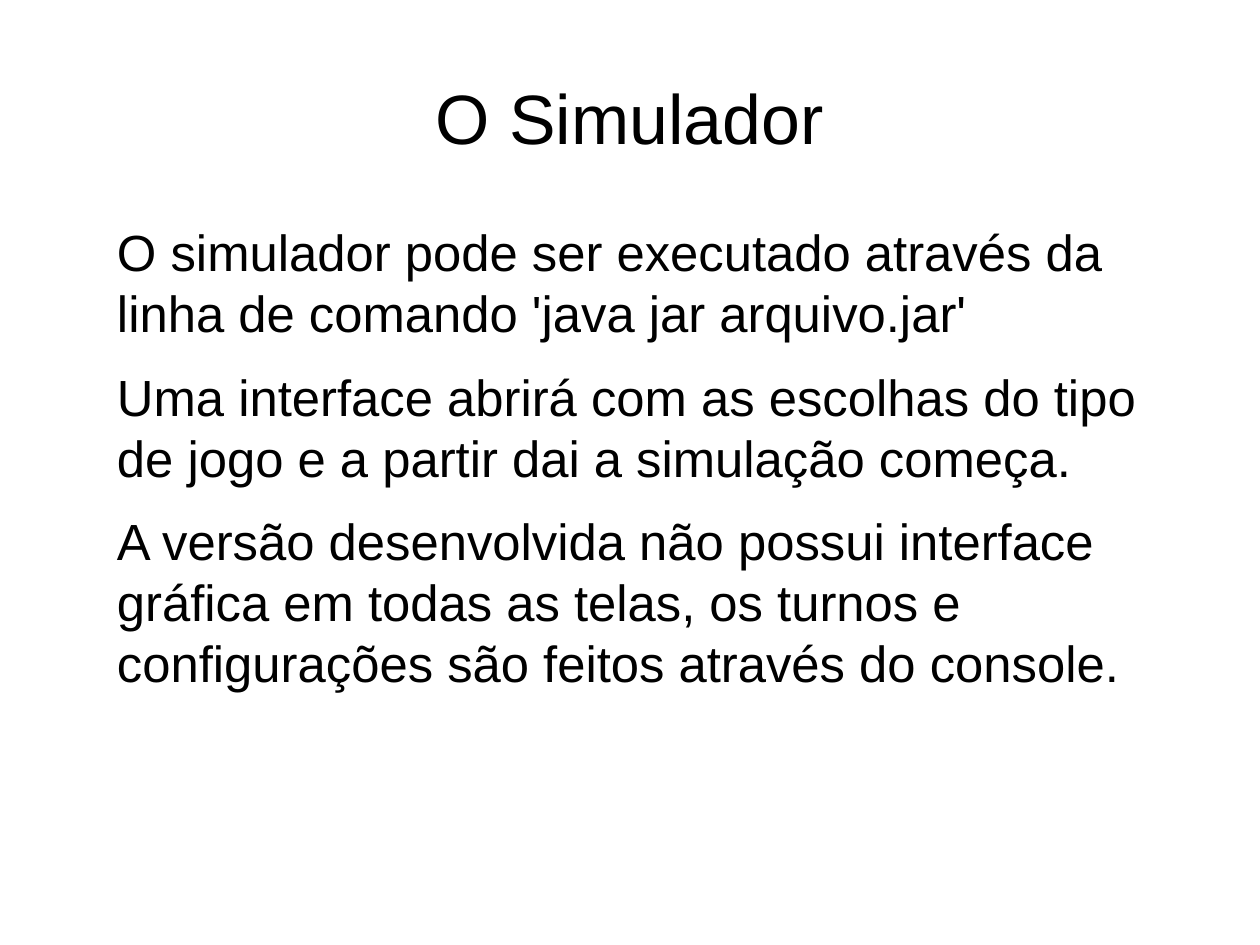
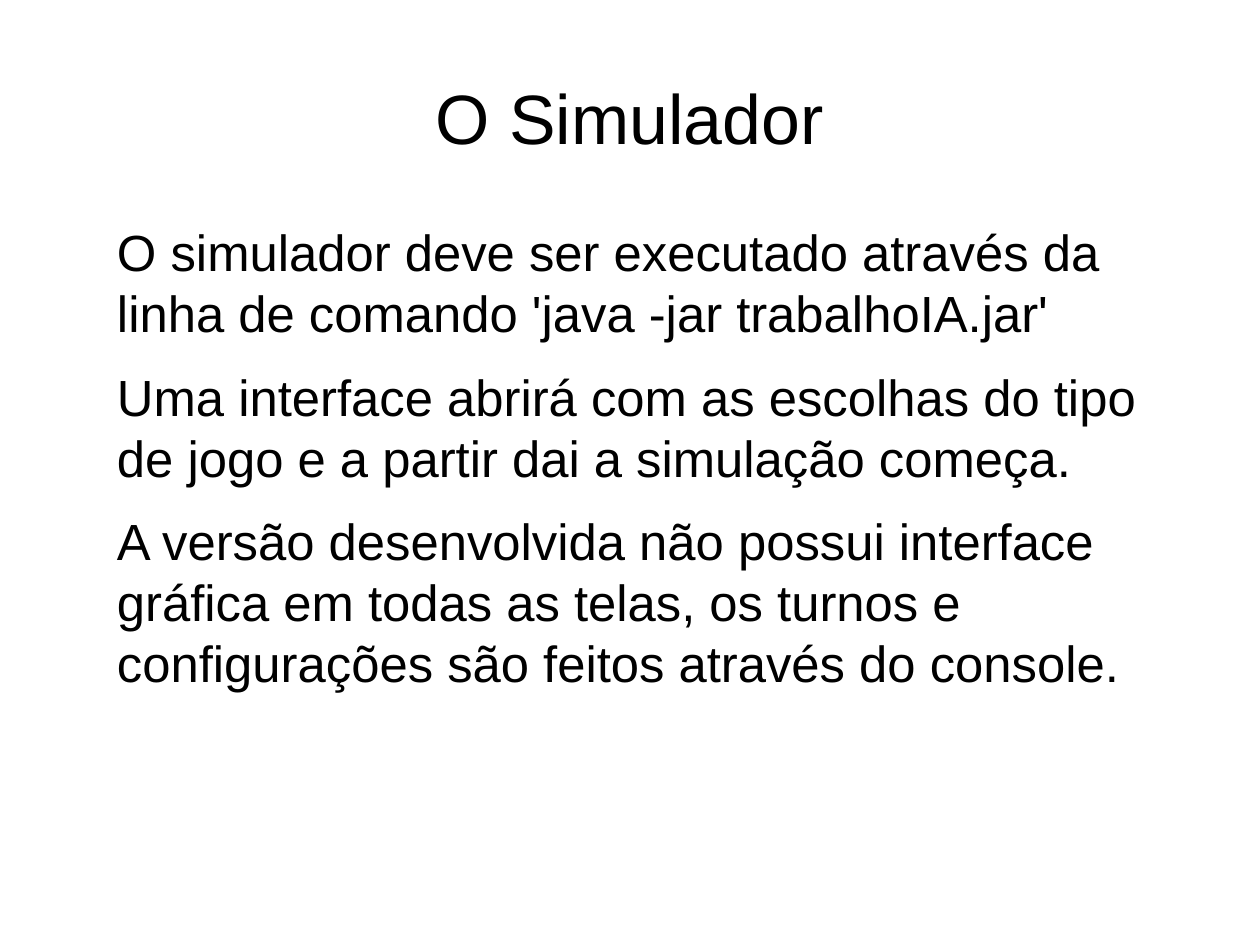
Before and after one commit to Pedr0Rocha/IA, a slide deck: slide 17 of Apresentacao.odp. Drawn at 1260x945 pixels with LibreOffice and Linux fonts; fonts in the diff are those of the drawing. Boxes give left, top, right and bottom in pixels: in the first picture for what was removed or moved away, otherwise in the second. Text is boxed around its words. In the diff, an @@ line names an element or a change of style, - is before the commit and + after.

```diff
--- a/Apresentacao.odp
+++ b/Apresentacao.odp
@@ text at [117,233,1099,343]: text changed @@
-O simulador pode ser executado através da linha de comando 'java jar arquivo.jar'
+O simulador deve ser executado através da linha de comando 'java -jar trabalhoIA.jar'
```
Also in this commit, not shown: 1 other slide changed, 3 other files.
